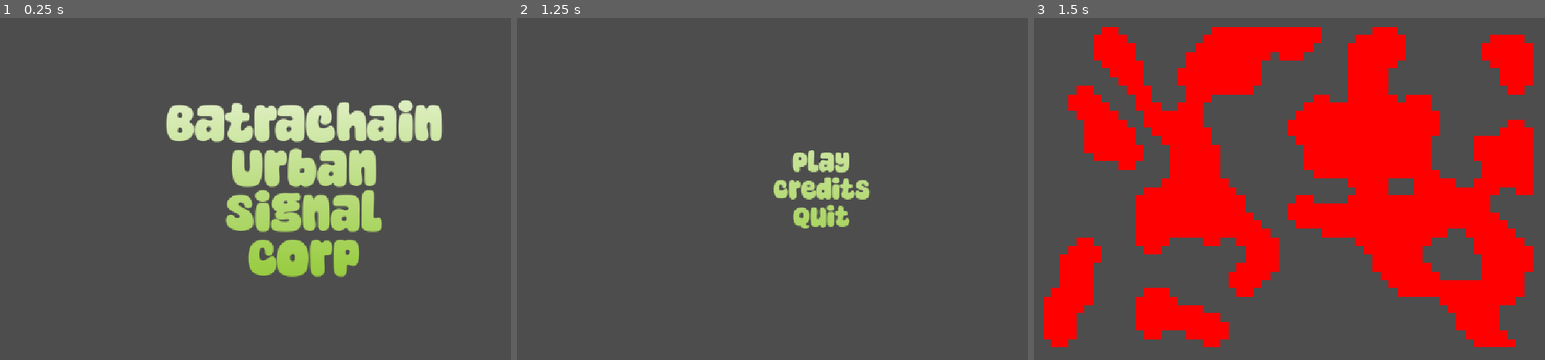
Above: before the commit, frames 1-3 (left to right).
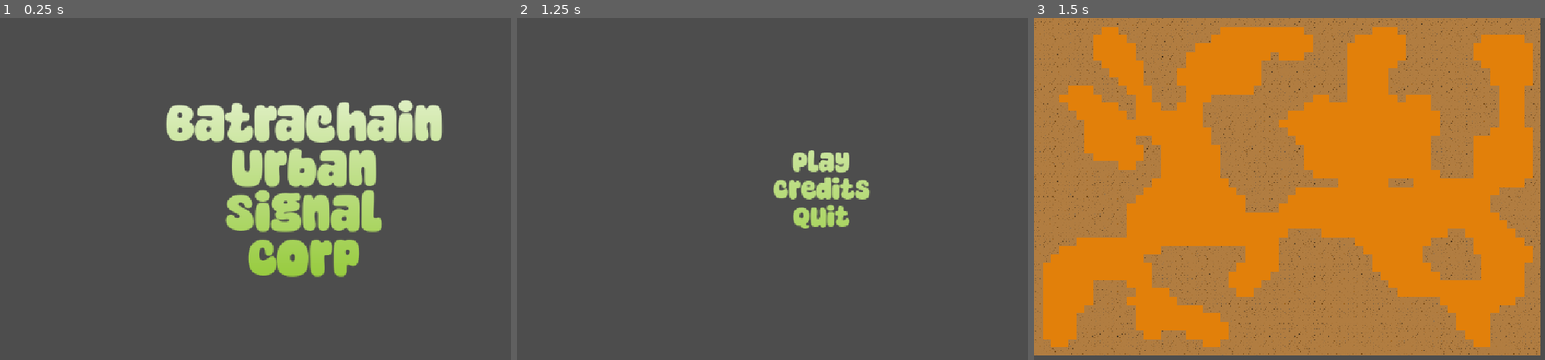
Above: after the commit, the same moments.

Repository: Habidakus/wild-jam-98-signal
Game: Godot game, scene res://scenes/main.tscn
Two runs of this game, one before a commit and one after it. Both use one fixed random seed, a clock stepped at 60 frames per second and the inputs below.
Inputs (mouse positions are in pixels of both pictures, inside the frame that each line leads up to):
- Up to frame 1 (0.25 s): no input
- Up to frame 2 (1.25 s): tap Enter at 0.5 s; move the mouse to (956, 171) at 0.52 s; click (956, 171) at 0.67 s
- Up to frame 3 (1.5 s): click "Play" at 1.25 s

Frames 1-2 are identical in both runs. In frame 3, 98% of the frame differs, in the area x 0-100%, y 0-99%.

Commit message:
Added initial map generation

Diff:
--- /dev/null
+++ b/maps/tileset_dummy.tres
@@ -0,0 +1,27 @@
+[gd_resource type="TileSet" format=3 uid="uid://btpbefeyvvie0"]
+
+[ext_resource type="Texture2D" uid="uid://b4ekotdsmsraw" path="res://art/brown_square.png" id="1_d0evh"]
+[ext_resource type="Texture2D" uid="uid://gfa6wrf1rnst" path="res://art/cave_wall.png" id="2_i0igk"]
+[ext_resource type="Texture2D" uid="uid://0b5gxpvcbj3e" path="res://art/red_square.png" id="2_uxnla"]
+
+[sub_resource type="TileSetAtlasSource" id="TileSetAtlasSource_gdi7g"]
+resource_name = "Walkable Dirt"
+texture = ExtResource("1_d0evh")
+0:0/0 = 0
+
+[sub_resource type="TileSetAtlasSource" id="TileSetAtlasSource_mbc1u"]
+texture = ExtResource("2_i0igk")
+0:0/0 = 0
+1:0/0 = 0
+2:0/0 = 0
+
+[sub_resource type="TileSetAtlasSource" id="TileSetAtlasSource_4wqad"]
+resource_name = "Lava"
+texture = ExtResource("2_uxnla")
+0:0/0 = 0
+
+[resource]
+sources/0 = SubResource("TileSetAtlasSource_gdi7g")
+sources/2 = SubResource("TileSetAtlasSource_4wqad")
+sources/1 = SubResource("TileSetAtlasSource_mbc1u")
+tile_proxies/coords_level = [[2, Vector2i(0, 0)], [5, Vector2i(0, 0)], [3, Vector2i(0, 0)], [5, Vector2i(1, 0)], [4, Vector2i(0, 0)], [5, Vector2i(2, 0)]]
--- a/scenes/sms_play.tscn
+++ b/scenes/sms_play.tscn
@@ -1,20 +1,7 @@
 [gd_scene format=3 uid="uid://d18ii7nwlpaxf"]
 
 [ext_resource type="Script" uid="uid://tbfpu72ty3qq" path="res://scripts/sms_play.gd" id="1_yc7cj"]
-[ext_resource type="Texture2D" uid="uid://b4ekotdsmsraw" path="res://art/brown_square.png" id="2_nw82y"]
-[ext_resource type="Texture2D" uid="uid://0b5gxpvcbj3e" path="res://art/red_square.png" id="3_s6t4g"]
-
-[sub_resource type="TileSetAtlasSource" id="TileSetAtlasSource_gdi7g"]
-texture = ExtResource("2_nw82y")
-0:0/0 = 0
-
-[sub_resource type="TileSetAtlasSource" id="TileSetAtlasSource_4wqad"]
-texture = ExtResource("3_s6t4g")
-0:0/0 = 0
-
-[sub_resource type="TileSet" id="TileSet_x7n7y"]
-sources/0 = SubResource("TileSetAtlasSource_gdi7g")
-sources/1 = SubResource("TileSetAtlasSource_4wqad")
+[ext_resource type="TileSet" uid="uid://btpbefeyvvie0" path="res://maps/tileset_dummy.tres" id="2_x7n7y"]
 
 [node name="SMS_Play" type="Control" unique_id=191438879]
 layout_mode = 3
@@ -26,4 +13,4 @@
 
 [node name="TileMapLayer" type="TileMapLayer" parent="." unique_id=381075681]
 unique_name_in_owner = true
-tile_set = SubResource("TileSet_x7n7y")
+tile_set = ExtResource("2_x7n7y")
--- a/scripts/sms_play.gd
+++ b/scripts/sms_play.gd
@@ -26,39 +26,104 @@
 							c = c + 1
 						elif m[fx * max_y + fy]:
 							c = c + 1
-				if c > 4:
+				if x == 0 or y == 0 or x == max_x - 1 or y == max_y - 1:
+					n[x * max_y + y] = true
+				elif c > 4:
 					n[x * max_y + y] = true
 				elif c == 4 and m[x * max_y + y]:
 					n[x * max_y + y] = true
 				else:
 					n[x * max_y + y] = false
 		m = n
-	var atlas: Vector2i = Vector2i(0, 0)
-	for x in range(1, max_x - 1):
-		for y in range(1, max_y - 1):
+	var two_points: Array[Vector2i] = _find_two_rooms(m, max_x, max_y)
+	while not two_points.is_empty():
+		_connect_two_points(m, max_x, max_y, two_points[0], two_points[1])
+		two_points = _find_two_rooms(m, max_x, max_y)
+	for x in range(0, max_x):
+		for y in range(0, max_y):
 			var source_id: int = 0 if m[x * max_y + y] else 1
+			var loc: Vector2i = Vector2i(x, y)
+			#if loc.x == 0 or loc.y == 0 or loc.x == max_x - 1 or loc.y == max_y - 1:
+			#	source_id = 0
 			if source_id == 1:
-				var loc: Vector2i = Vector2i(x, y)
-				%TileMapLayer.set_cell(loc, source_id, atlas)
+				var atlas: Vector2i = Vector2i(0, 0)
+				%TileMapLayer.set_cell(loc, 0, atlas)
+			else:
+				var atlas: Vector2i = Vector2i(randi() % 3, 0)
+				%TileMapLayer.set_cell(loc, 1, atlas)
+
 
 	# TODO: Need to count unique "rooms" and then use the AStarGrid2D below to
 	#       blast connective walls between the rooms
 
-	pass
+func _find_two_rooms(walls: Dictionary[int, bool], max_x: int, max_y: int) -> Array[Vector2i]:
+	var room_id: int = 1
+	var rooms: Dictionary[int, int] = {}
+	for x in range(1, max_x - 1):
+		for y in range(1, max_y - 1):
+			if not walls[x * max_y + y]:
+				rooms[x * max_y + y] = room_id
+				room_id += 1
+	var found_one: bool = true
+	while found_one:
+		found_one = false
+		for x in range(1, max_x - 2):
+			for y in range(1, max_y - 2):
+				var i: int = x * max_y + y
+				if walls[i]:
+					continue
+				var ri: int = rooms[i]
+				var j: int = x * max_y + y + 1
+				if not walls[j]:
+					var rj: int = rooms[j]
+					if ri < rj:
+						rooms[j] = ri
+						found_one = true
+					elif ri != rj:
+						rooms[i] = rj
+						found_one = true
+				var k: int = (x + 1) * max_y + y
+				if not walls[k]:
+					var rk: int = rooms[k]
+					if ri < rk:
+						rooms[k] = ri
+						found_one = true
+					elif ri != rk:
+						rooms[i] = rk
+						found_one = true
+	var ret_val: Array[Vector2i] = []
+	var first_found: int = -1
+	for x in range(2, max_x - 3):
+		for y in range(2, max_y - 3):
+			var i: int = x * max_y + y
+			if walls[i]:
+				continue
+			if first_found < 0:
+				first_found = rooms[i]
+				ret_val.append(Vector2i(x, y))
+			elif first_found != rooms[i]:
+				ret_val.append(Vector2i(x, y))
+				return ret_val
+	return []
 
-	#var astar: AStarGrid2D = AStarGrid2D.new()
+func _connect_two_points(walls: Dictionary[int, bool], max_x: int, max_y: int, start: Vector2i, end: Vector2i) -> void:
+	print("%s %s" % [start, end])
+
+	var astar: AStarGrid2D = AStarGrid2D.new()
 	#astar.diagonal_mode = AStarGrid2D.DIAGONAL_MODE_NEVER
-	#astar.region = Rect2i(0, 0, max_x, max_y)
-	#astar.update()
-	#for x in range(0, max_x):
-		#for y in range(0, max_y):
-			#var loc: Vector2i = Vector2i(x, y)
-			#if x < 2 or y < 2 or x > max_x - 3 or y > max_y - 3:
-				#astar.set_point_weight_scale(loc, 100.0)
-			#else:
+	astar.region = Rect2i(0, 0, max_x, max_y)
+	astar.update()
+	for x in range(0, max_x):
+		for y in range(0, max_y):
+			var loc: Vector2i = Vector2i(x, y)
+			if walls[x * max_y + y]:
+				astar.set_point_weight_scale(loc, 50.0)
 				#var source_f = noise.get_noise_2d(float(x) / float(max_x), float(y) / float(max_y))
 				#var v: float = (source_f + 2.0) * 2
 				#astar.set_point_weight_scale(loc, v)
+			else:
+				astar.set_point_weight_scale(loc, 1.0)
+	_clear_rocks(walls, max_x, max_y, astar.get_point_path(start, end))
 	#var mid_point_1: Vector2i = _clear_rocks(astar, Vector2i(3, 3), Vector2i(max_x - 4, max_y - 4))
 	#var mid_point_2: Vector2i = _clear_rocks(astar, Vector2i(max_x - 4, 3), Vector2i(3, max_y - 4))
 	#_clear_rocks(astar, mid_point_1, mid_point_2)
@@ -67,19 +132,14 @@
 	#_clear_rocks(astar, mid_point_3, mid_point_4)
 
 
-func _clear_rocks(astar: AStarGrid2D, start: Vector2i, end: Vector2i) -> Vector2i:
-	var path = astar.get_point_path(start, end)
+func _clear_rocks(walls: Dictionary[int, bool], max_x: int, max_y: int, path: PackedVector2Array):
 	for loc: Vector2i in path:
-		_nuke_around(loc)
-	var mid_point: int = int(path.size() / 3.0)
-	return path[mid_point]
+		_nuke_around(loc, walls, max_x, max_y)
 
 
-func _nuke_around(loc: Vector2i) -> void:
-	var atlas: Vector2i = Vector2i(0, 0)
-	var source_id: int = 0
-	%TileMapLayer.set_cell(loc, source_id, atlas)
-	%TileMapLayer.set_cell(loc + Vector2i.DOWN, source_id, atlas)
-	%TileMapLayer.set_cell(loc + Vector2i.UP, source_id, atlas)
-	%TileMapLayer.set_cell(loc + Vector2i.LEFT, source_id, atlas)
-	%TileMapLayer.set_cell(loc + Vector2i.RIGHT, source_id, atlas)
+func _nuke_around(loc: Vector2i, walls: Dictionary[int, bool], max_x: int, max_y: int) -> void:
+	walls[loc.x * max_y + loc.y] = false
+	walls[loc.x * max_y + loc.y + 1] = false
+	walls[loc.x * max_y + loc.y - 1] = false
+	walls[(loc.x + 1) * max_y + loc.y] = false
+	walls[(loc.x - 1) * max_y + loc.y] = false
Binary file added: art/cave_wall.png
Not shown, added: art/cave_wall.png.import
